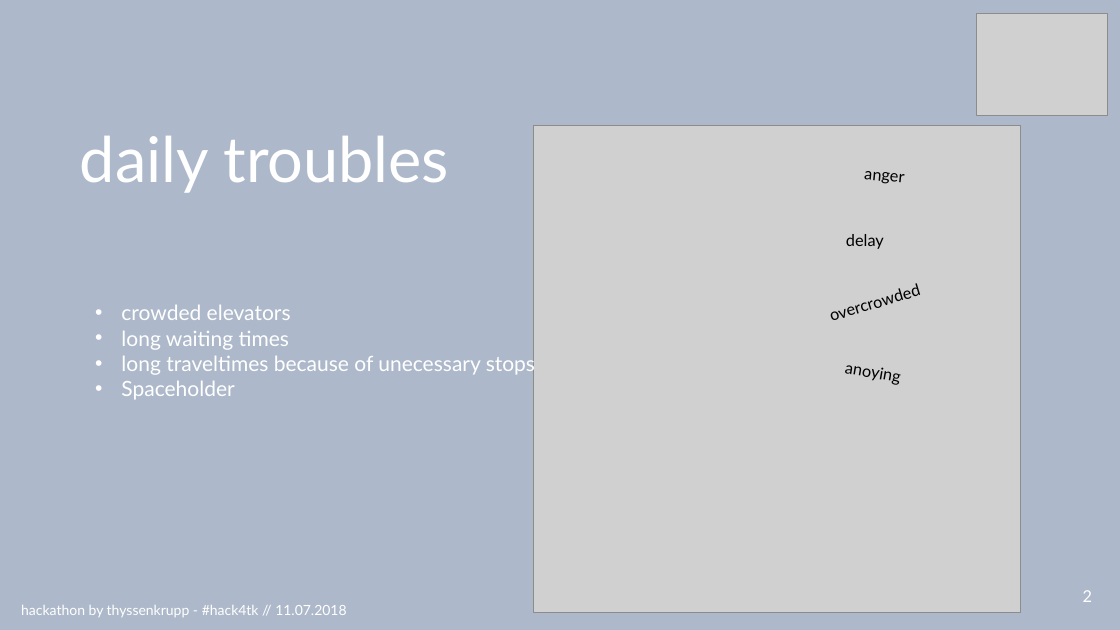
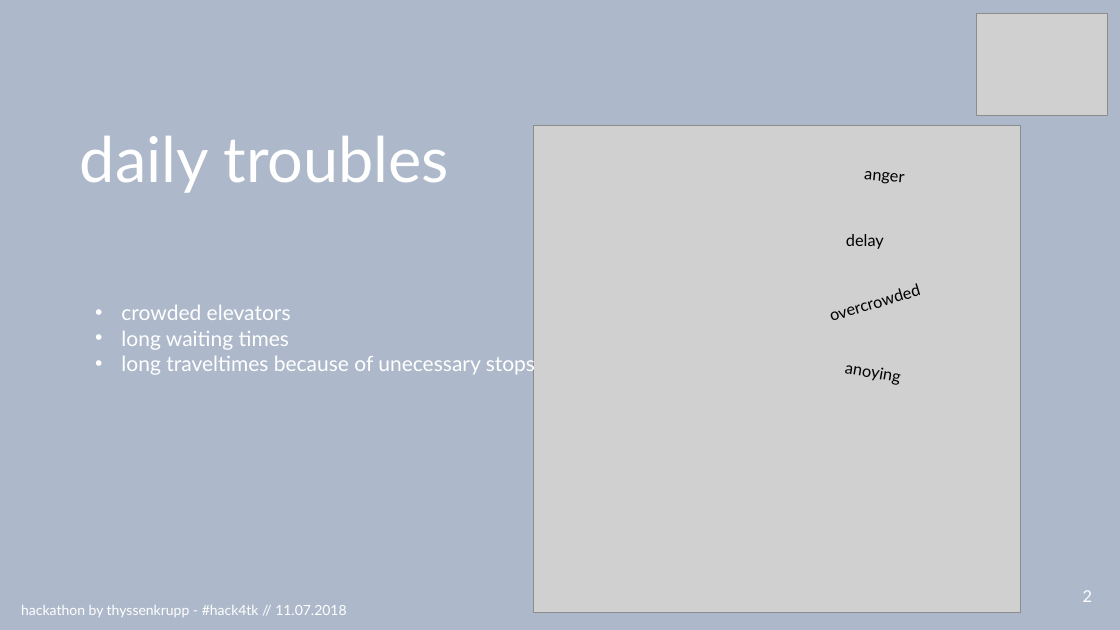
Before and after one commit to RBEGamer/HACK4TK_HACKATHON_2018, a slide deck: slide 4 of presentationHack4tk.pptx. Drawn at 1120x630 pixels with LibreOffice and Linux fonts; fonts in the diff are those of the drawing; grey boxes stand for pictures. Boxes give left, top, right and bottom in pixels: in the first picture for what was removed or moved away, otherwise in the second. Text is boxed around its words. In the diff, an @@ line names an element or a change of style, - is before the commit and + after.

```diff
--- a/presentationHack4tk.pptx
+++ b/presentationHack4tk.pptx
@@ text at <box>121,381,234,400</box>: paragraph removed @@
-• Spaceholder
```
Also in this commit, not shown: 2 other slides changed.
